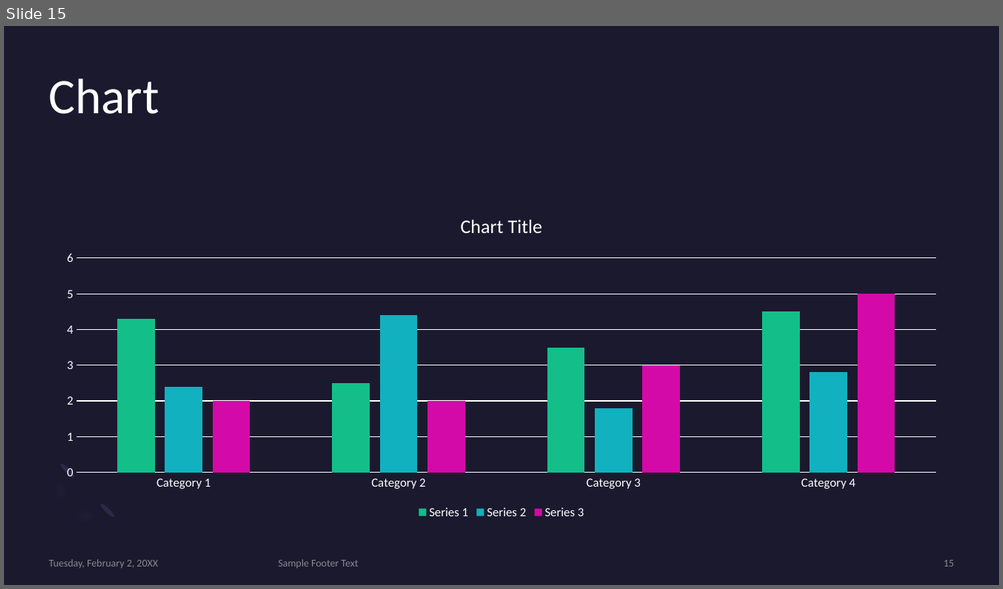
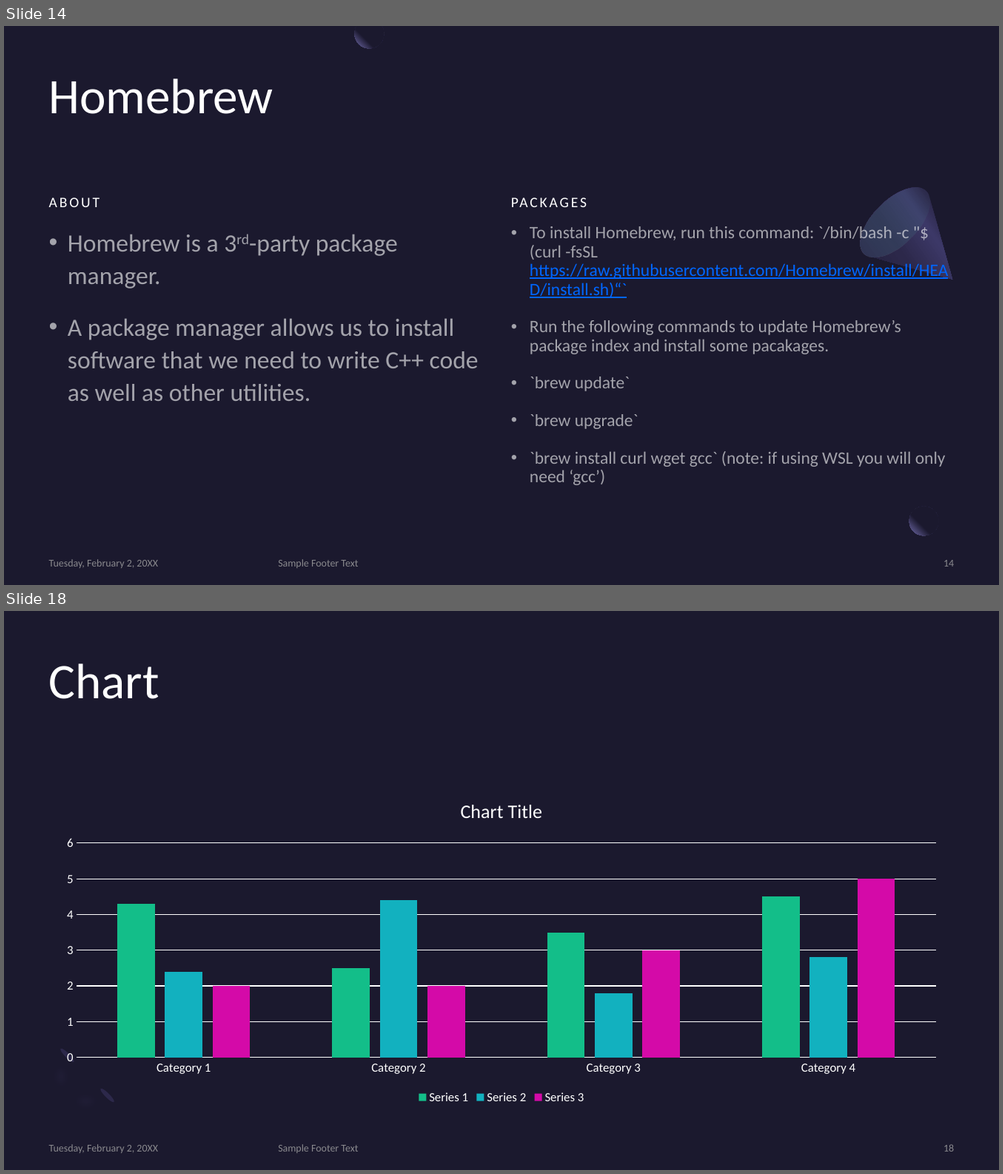
Before and after one commit to MonashDeepNeuron/HPP, a slide deck: content/week0/slides/week0.pptx. Shown one above the other, each under a label of ours: slide 15 before the commit, slides 14 and 18 after it; the slides between them are not shown. The pictures are 1003x589 and 1003x1174 pixels, drawn with LibreOffice and Linux fonts; fonts in the diff are those of the drawing. Boxes give left, top, right and bottom in pixels: in the first picture for what was removed or moved away, otherwise in the second. Text is boxed around its words. In the diff, an @@ line names an element or a change of style, - is before the commit and + after.

```diff
--- a/content/week0/slides/week0.pptx
+++ b/content/week0/slides/week0.pptx
@@ slide 14 added at [4,26,999,585], background #1B192E @@
@@ freeform shape added at [355,26,384,48], fill gradient #1B192E to #7771B2 @@
@@ title added at [49,79,273,114], 48 pt, text #FFFFFF @@
+Homebrew
@@ text added at [511,167,955,211], 14 pt, text #FFFFFF @@
+PACKAGES
@@ freeform shape added at [848,175,983,311], fill gradient #2C284A to #3C3867 to #1B192E @@
@@ ellipse added at [848,175,942,269], fill gradient #454075 to #5BEFC1 @@
@@ text added at [49,198,99,207], 14 pt, text #FFFFFF @@
+ABOUT
@@ text added at [68,234,478,401], 24 pt, text #FFFFFF at 60% opacity @@
+• Homebrew is a 3rd-party package manager.
+• A package manager allows us to install software that we need to write C++ code as well as other utilities.
@@ text added at [529,227,948,486], 16.8 pt, text #FFFFFF at 60% opacity @@
+• To install Homebrew, run this command: `/bin/bash -c "$(curl -fsSL https://raw.githubusercontent.com/Homebrew/install/HEAD/install.sh)“`
+• Run the following commands to update Homebrew’s package index and install some pacakages.
+• `brew update`
+• `brew upgrade`
+• `brew install curl wget gcc` (note: if using WSL you will only need ‘gcc’)
@@ ellipse added at [909,507,938,537], fill gradient #1B192E to #7771B2 @@
@@ rectangle added at [938,501,969,531], fill #1B192E at 80% opacity @@
@@ text added at [49,560,158,568], 10 pt, text #A6A6A6 at 80% opacity @@
+Tuesday, February 2, 20XX
@@ text added at [278,560,358,568], 10 pt, text #A6A6A6 at 80% opacity @@
+Sample Footer Text
@@ page number added at [943,560,953,567], 10 pt, text #A6A6A6 at 80% opacity @@
+14
@@ what was slide 15 is now slide 18 @@
@@ page number at [943,1145,953,1152]: text changed @@
-15
+18
```
Also in this commit, not shown: 7 slides changed, 2 other slides added, 1 other file.
